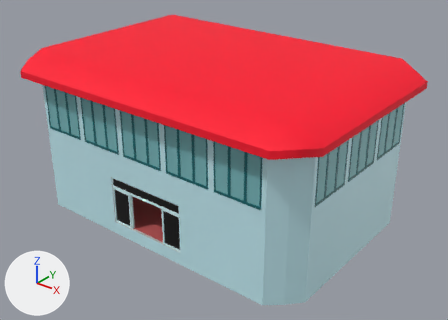
What one commit did to the FBX model UnityPokemonCenter/Assets/FBX/PokemonCenter.fbx.
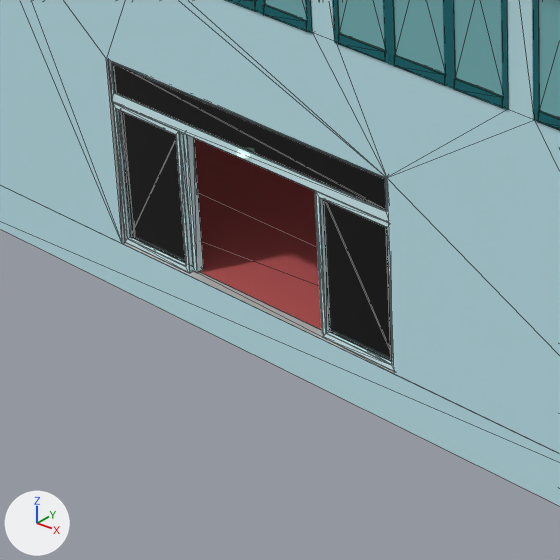
There are two pictures of each version: one whole from a 50 mm camera at (0.275, -0.337, 0.241) aimed at (0.009, -0.004, 0.034), one close up on the part from 19% to 49% of the width and 51% to 93% of the height. Lighting does not change. The marker at lower left points along +X, +Y and +Z. The close-ups show mesh edges as thin lines. Where no turn or scale is listed for an object, it has been applied to the vertices.

Script lines for the objects in view, before the commit:
```python
mat_floor_m = principled_material('floor_m')
mat_floor_m.base_color = (0.5, 0.093, 0.093)  # brown #bc5656
mat_floor_m.roughness = 0.553
me_mesh = bpy.data.meshes.new('Mesh')
me_mesh.from_pydata(...)  # 204 vertices, 472 faces; spans x -0.12..0.12, y -0.08..0.08, z -0.059..0.051
# faces by material slot: [168, 160, 126, 18]
me_mesh.materials.append(mat_walls_outside_m)  # cyan #c5edf5
me_mesh.materials.append(mat_lambert5)  # grey #bcbcbc
me_mesh.materials.append(mat_walls_intern_m)  # cyan #7cb7a9
me_mesh.materials.append(mat_floor_m)  # brown #bc5656
me_mesh_241 = bpy.data.meshes.new('Mesh.241')
me_mesh_241.from_pydata(...)  # a box spanning x 0.0166..0.0175, y -0.0003..0.0003, z -0.0175..0.0176
me_mesh_241.materials.append(mat_windowframe)  # dark cyan #00676d
me_mesh_312 = bpy.data.meshes.new('Mesh.312')
me_mesh_312.from_pydata(...)  # a box spanning x -0.0074..0.0074, y -0.0003..0.0, z -0.013..0.013
me_mesh_312.materials.append(mat_automatic_sliding_door_mb1_frontdoor_glass)  # black #000000
ob_automatic_sliding_door_mb1_rectangle02 = bpy.data.objects.new('AUTOMATIC_SLIDING_DOOR_MB1:Rectangle02', me_mesh_312)
ob_automatic_sliding_door_mb1_rectangle02.location = (0.0241, -0.0784, 0.0141)
ob_d_model_group_008_012 = bpy.data.objects.new('d_model:Group_008.012', me_mesh_241)
ob_d_model_group_008_012.location = (0.04, -0.08, 0.075)
ob_pcube6 = bpy.data.objects.new('pCube6', me_mesh)
ob_pcube6.location = (0.0, 0.0, 0.049)
# also in view: 'AUTOMATIC_SLIDING_DOOR_MB1:Rectangle08' at (-0.023, -0.078, 0.014); 'd_model:Group_014.012' at (0.028, -0.08, 0.075); 'd_model:Group_006.012' at (0.052, -0.08, 0.075); 'd_model:Group_010.011' at (0.063, -0.08, 0.075); 'AUTOMATIC_SLIDING_DOOR_MB1:Rectangle07' at (-0.024, -0.079, 0.014)
```
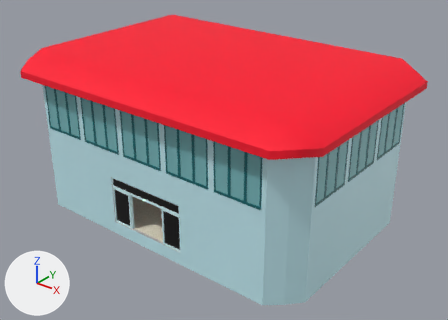
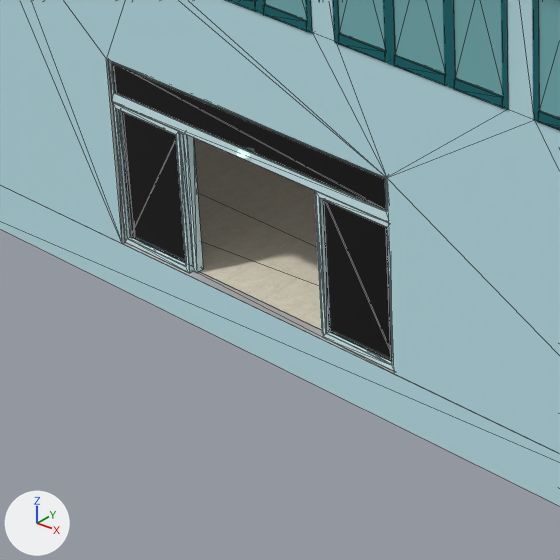
Changed parts and their boxes (x1, y1, x2, y2) in the close-ups (560 x 560 px):
'pCube6', surface changed (brown to grey)
    both: (194, 138, 321, 332)

What changed in the scene script:
```text
Add img_pokemoncenter_floor_texture_01_png:
    img_pokemoncenter_floor_texture_01_png = load_image('pokemonCenter_floor_texture-01.png', '../../../Maya/images/pokemonCenter_floor_texture-01.png', 2133, 2133, 'Non-Color')
Change mat_floor_m:
    remove # nodes: BsdfPrincipled, OutputMaterial
    remove # colours: brown #bc5656
    nodes: BsdfPrincipled, Mapping x2, OutputMaterial, TexImage x2, UVMap x2
    uses the picture img_pokemoncenter_floor_texture_01_png
```
